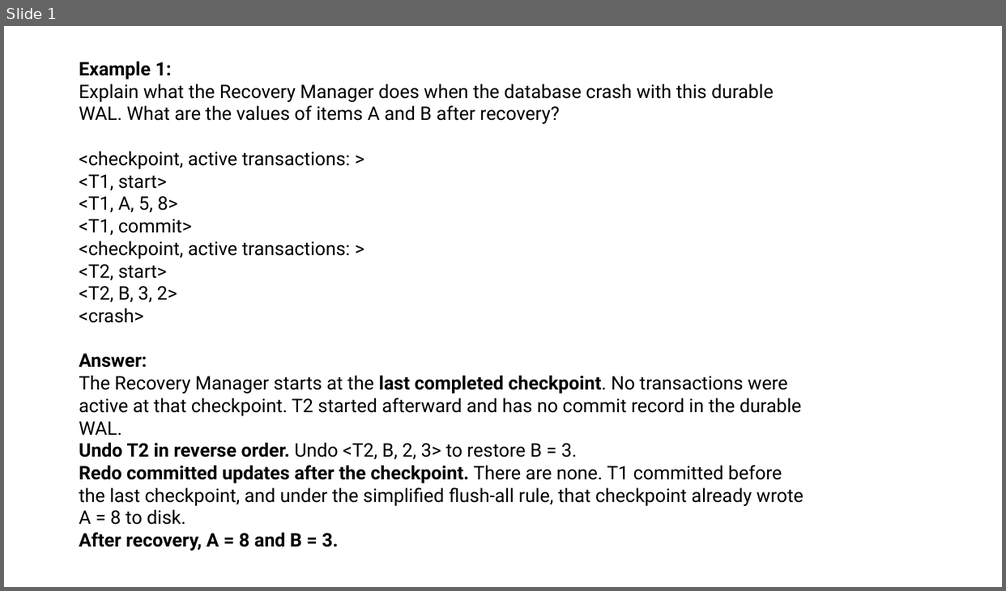
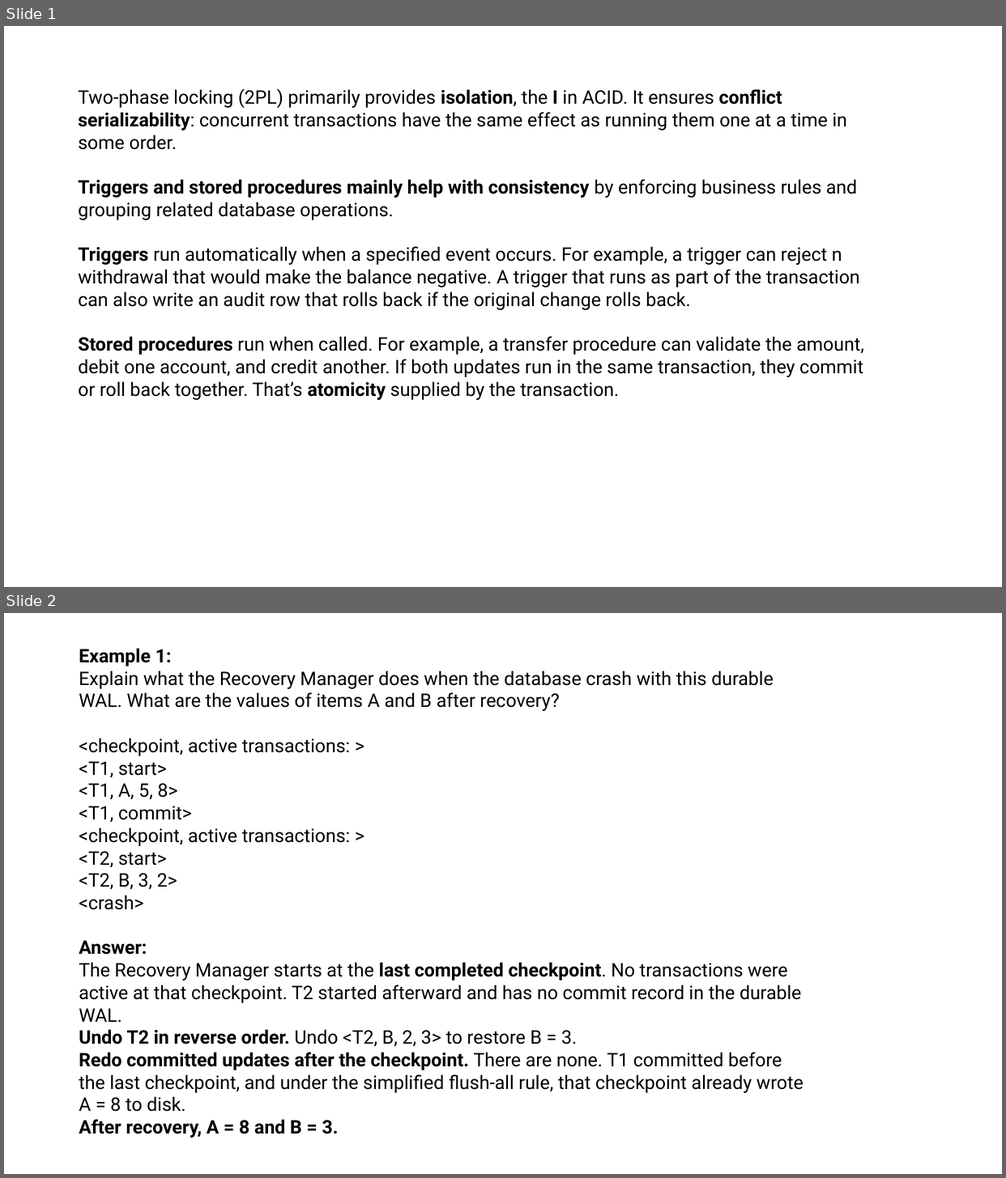
Before and after one commit to joannes630/AU, a slide deck: CSC 4500 GitHub/WEEKS/11.24 Write Ahead Logging/Write-Ahead Log Questions.pptx. Shown one above the other, each under a label of ours: slide 1 before the commit, slides 1 and 2 after it. The pictures are 1006x591 and 1006x1178 pixels, drawn with LibreOffice and Linux fonts; fonts in the diff are those of the drawing. Boxes give left, top, right and bottom in pixels: in the first picture for what was removed or moved away, otherwise in the second. Text is boxed around its words. In the diff, an @@ line names an element or a change of style, - is before the commit and + after.

```diff
--- a/CSC 4500 GitHub/WEEKS/11.24 Write Ahead Logging/Write-Ahead Log Questions.pptx
+++ b/CSC 4500 GitHub/WEEKS/11.24 Write Ahead Logging/Write-Ahead Log Questions.pptx
@@ slide 1 added at (x1=4, y1=26, x2=1002, y2=587), background #FFFFFF @@
@@ text added at (x1=78, y1=88, x2=864, y2=400), 18 pt, text #000000 @@
+Two-phase locking (2PL) primarily provides isolation, the I in ACID. It ensures conflict serializability: concurrent transactions have the same effect as running them one at a time in some order.
+Triggers and stored procedures mainly help with consistency by enforcing business rules and grouping related database operations.
+Triggers run automatically when a specified event occurs. For example, a trigger can reject n withdrawal that would make the balance negative. A trigger that runs as part of the transaction can also write an audit row that rolls back if the original change rolls back.
+Stored procedures run when called. For example, a transfer procedure can validate the amount, debit one account, and credit another. If both updates run in the same transaction, they commit or roll back together. That’s atomicity supplied by the transaction.
@@ what was slide 1 is now slide 2 @@
```
